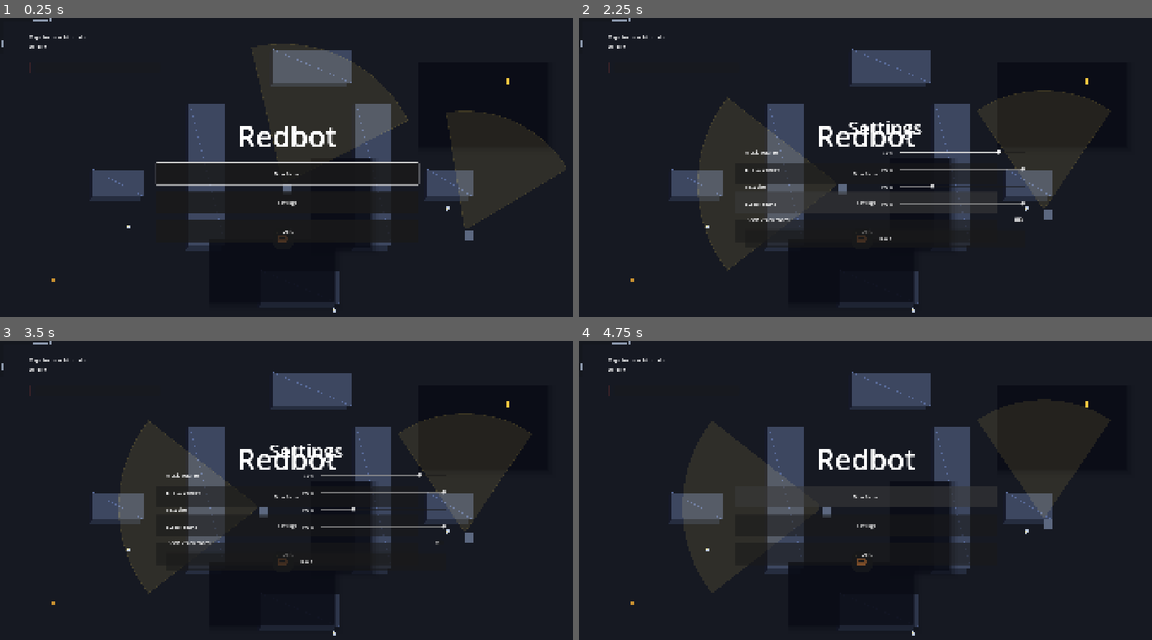
Above: before the commit, frames 1-4 (two rows, left to right).
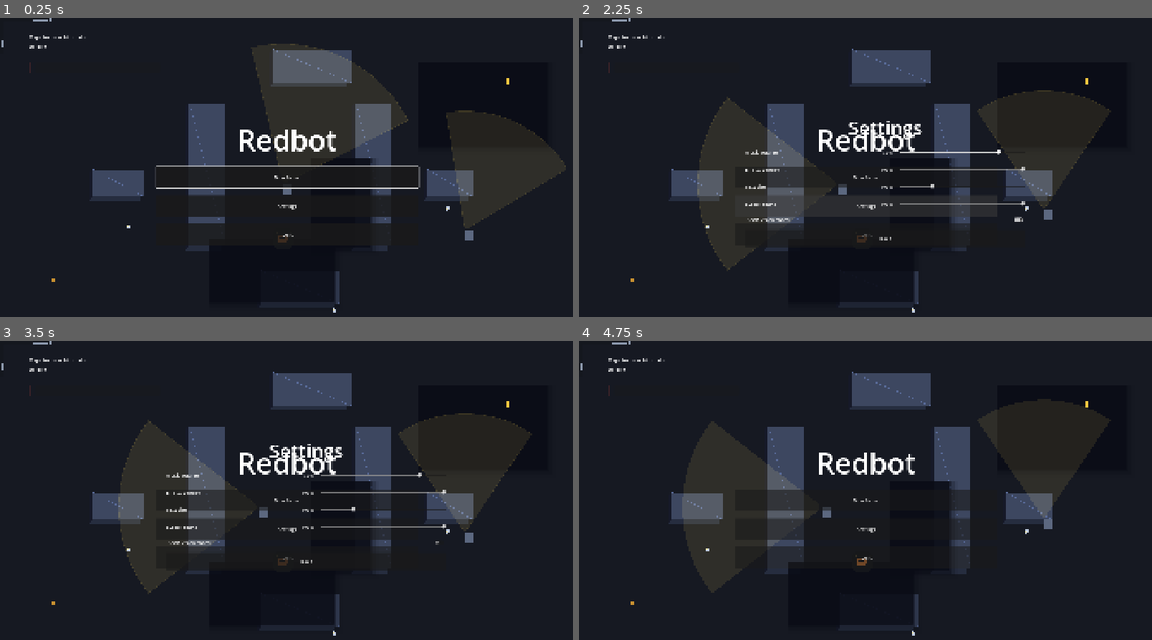
Above: after the commit, the same moments.

Repository: Test-create-ops/Redbot
Game: Godot game, scene res://scenes/main.tscn
Two runs of this game, one before a commit and one after it. Both use one fixed random seed, a clock stepped at 60 frames per second and the inputs below.
Inputs (mouse positions are in pixels of both pictures, inside the frame that each line leads up to):
- Up to frame 1 (0.25 s): no input
- Up to frame 2 (2.25 s): click "New Game" at 0.5 s; click "New Game" at 1.25 s; click "Settings" at 2 s
- Up to frame 3 (3.5 s): click "Show vision cones" at 2.75 s
- Up to frame 4 (4.75 s): click "Back" at 3.5 s; tap Enter at 4.25 s; move the mouse to (991, 484) at 4.27 s; hold D (move_right) from 4.28 s (still down); hold C (crouch) from 4.28 s (still down); click (991, 484) at 4.42 s

The runs differ from the first frame. In frame 1, 2.3% of the frame differs, in the area x 27-74%, y 36-77%; in frame 2, 1.4%; in frame 3, 1.3%; in frame 4, 1.5%.

Commit message:
Fix: callback Nuova partita, sfondi menu/settings, fix parse SettingsScreen

Diff:
--- a/scripts/ui/main_menu.gd
+++ b/scripts/ui/main_menu.gd
@@ -10,11 +10,26 @@
 
 func _ready() -> void:
 	name = "MainMenu"
+
 	var vb := VBoxContainer.new()
 	vb.name = "Col"
 	vb.add_theme_constant_override("separation", 24)
 	vb.alignment = BoxContainer.ALIGNMENT_CENTER
+	vb.set_anchors_preset(Control.PRESET_FULL_RECT)
+	vb.offset_left = 480.0
+	vb.offset_right = -480.0
+	vb.offset_top = 120.0
+	vb.offset_bottom = -120.0
 	add_child(vb)
+
+	# Background dentro VBoxContainer (stessa safe area)
+	var bg := Panel.new()
+	bg.name = "Background"
+	bg.add_theme_stylebox_override("panel", StyleBoxFlat.new())
+	(bg.get_theme_stylebox("panel") as StyleBoxFlat).bg_color = Color(0.10, 0.11, 0.14, 0.98)
+	bg.set_anchors_preset(Control.PRESET_FULL_RECT)
+	vb.add_child(bg)
+	vb.move_child(bg, 0)
 
 	var title := Label.new()
 	title.name = "Title"
@@ -72,6 +87,7 @@
 
 
 func _on_new() -> void:
+	print("MainMenu: _on_new clicked")
 	SaveGame.delete(0)
 	Game.goto(Game.State.PLAYING)
 
--- a/scripts/ui/settings_screen.gd
+++ b/scripts/ui/settings_screen.gd
@@ -26,7 +26,7 @@
 	vb.offset_bottom = -180.0
 	add_child(vb)
 
-	# Background dentro il VBoxContainer
+	# Background dentro VBoxContainer (stessa safe area)
 	var bg := Panel.new()
 	bg.name = "Background"
 	bg.add_theme_stylebox_override("panel", StyleBoxFlat.new())
@@ -36,7 +36,6 @@
 	vb.move_child(bg, 0)
 
 	var t := Label.new()
-	t.name = "Title"
 	t.name = "Title"
 	t.text = L10n.t("MENU_SETTINGS")
 	t.horizontal_alignment = HORIZONTAL_ALIGNMENT_CENTER
